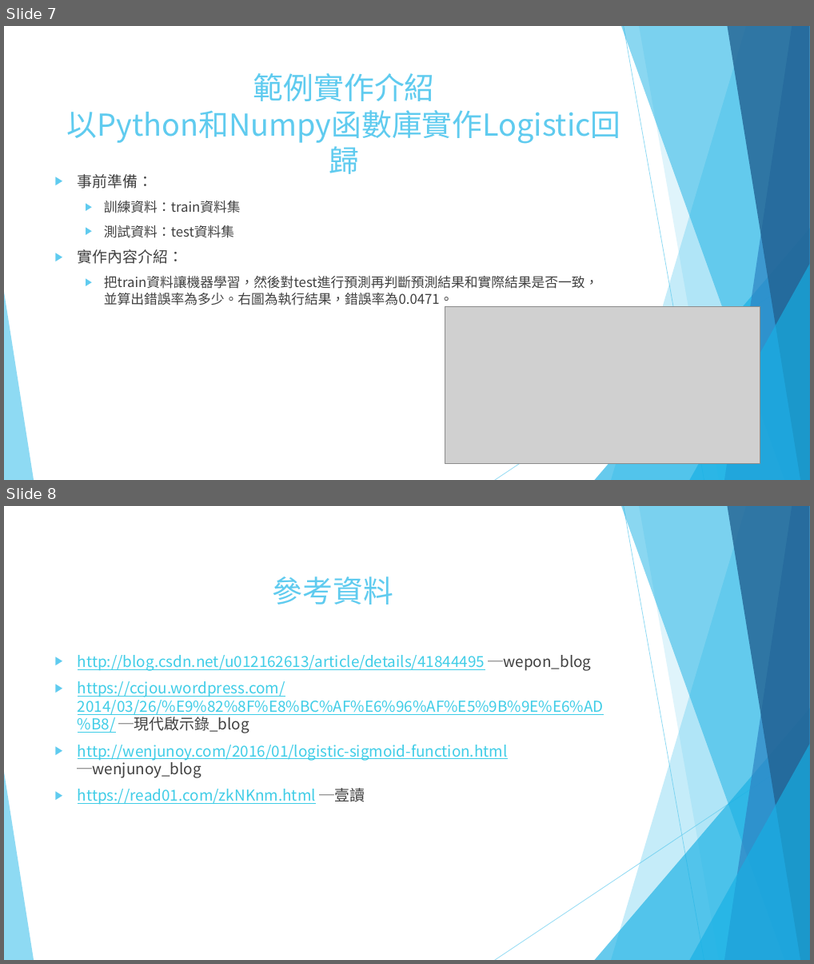
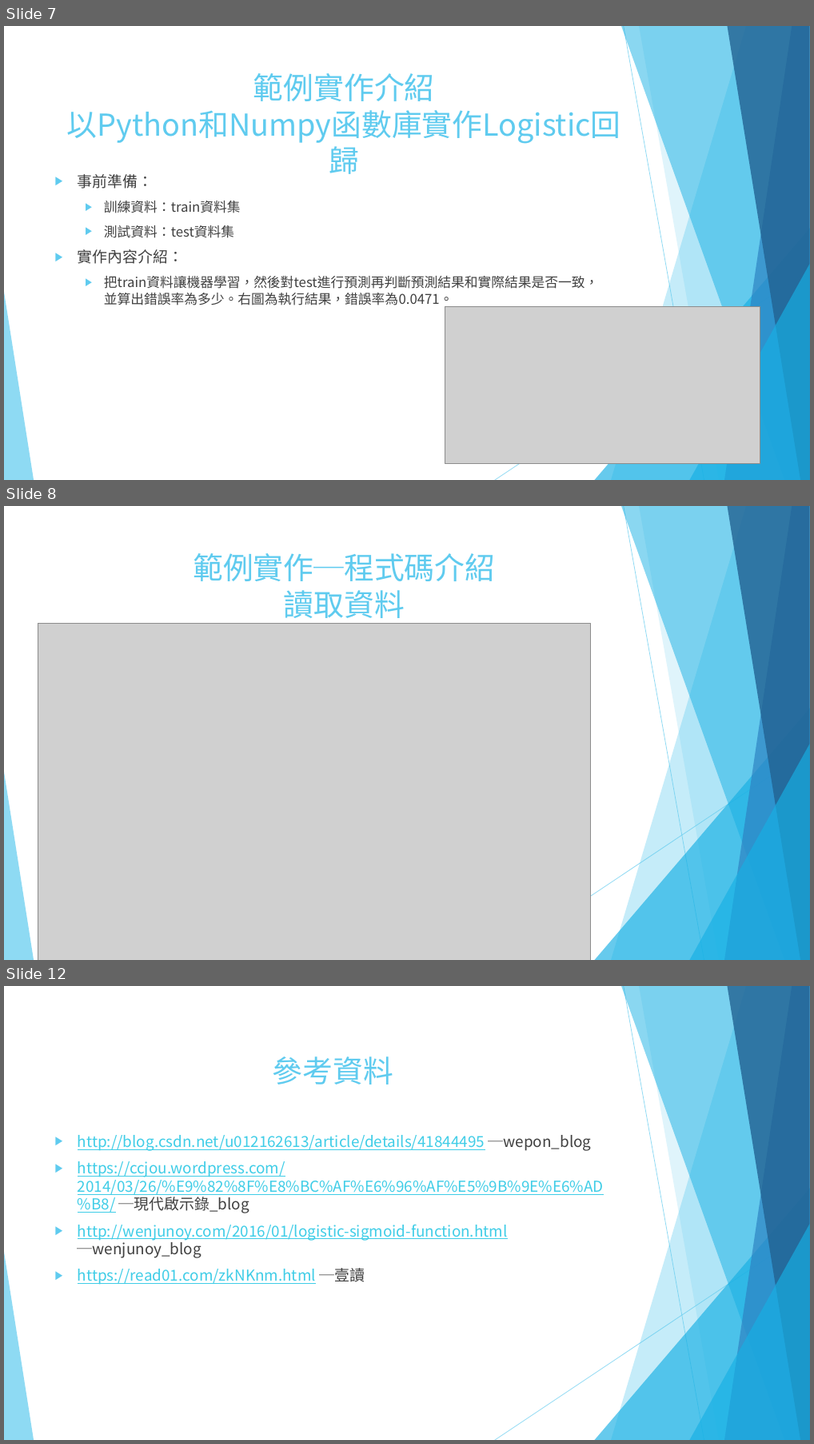
Before and after one commit to Intenfas/nfu_40341152_MINYUE_new, a slide deck: 計算分析_Logistic Regression.pptx. Shown one above the other, each under a label of ours: slides 7 and 8 before the commit, slides 7, 8 and 12 after it; the slides between them are not shown. The pictures are 814x964 and 814x1444 pixels, drawn with LibreOffice and Linux fonts; fonts in the diff are those of the drawing; grey boxes stand for pictures. Boxes give left, top, right and bottom in pixels: in the first picture for what was removed or moved away, otherwise in the second. Text is boxed around its words. In the diff, an @@ line names an element or a change of style, - is before the commit and + after.

```diff
--- a/計算分析_Logistic Regression.pptx
+++ b/計算分析_Logistic Regression.pptx
@@ slide 8 added at <box>4,506,810,960</box>, background #FFFFFF; not listed: 10 template elements that a slide beside it also shows @@
@@ title added at <box>193,553,495,624</box>, 36 pt, text #5FCBEF @@
+範例實作─程式碼介紹
+讀取資料
@@ picture added at <box>38,624,590,960</box> @@
@@ what was slide 8 is now slide 12 @@
```
Also in this commit, not shown: 1 slide changed, 3 other slides added, 1 other file.
